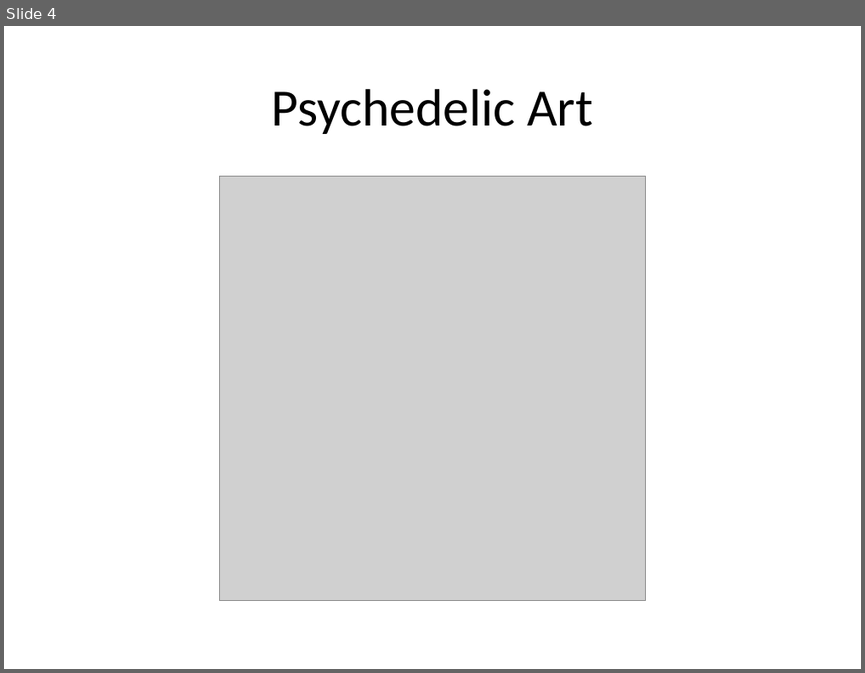
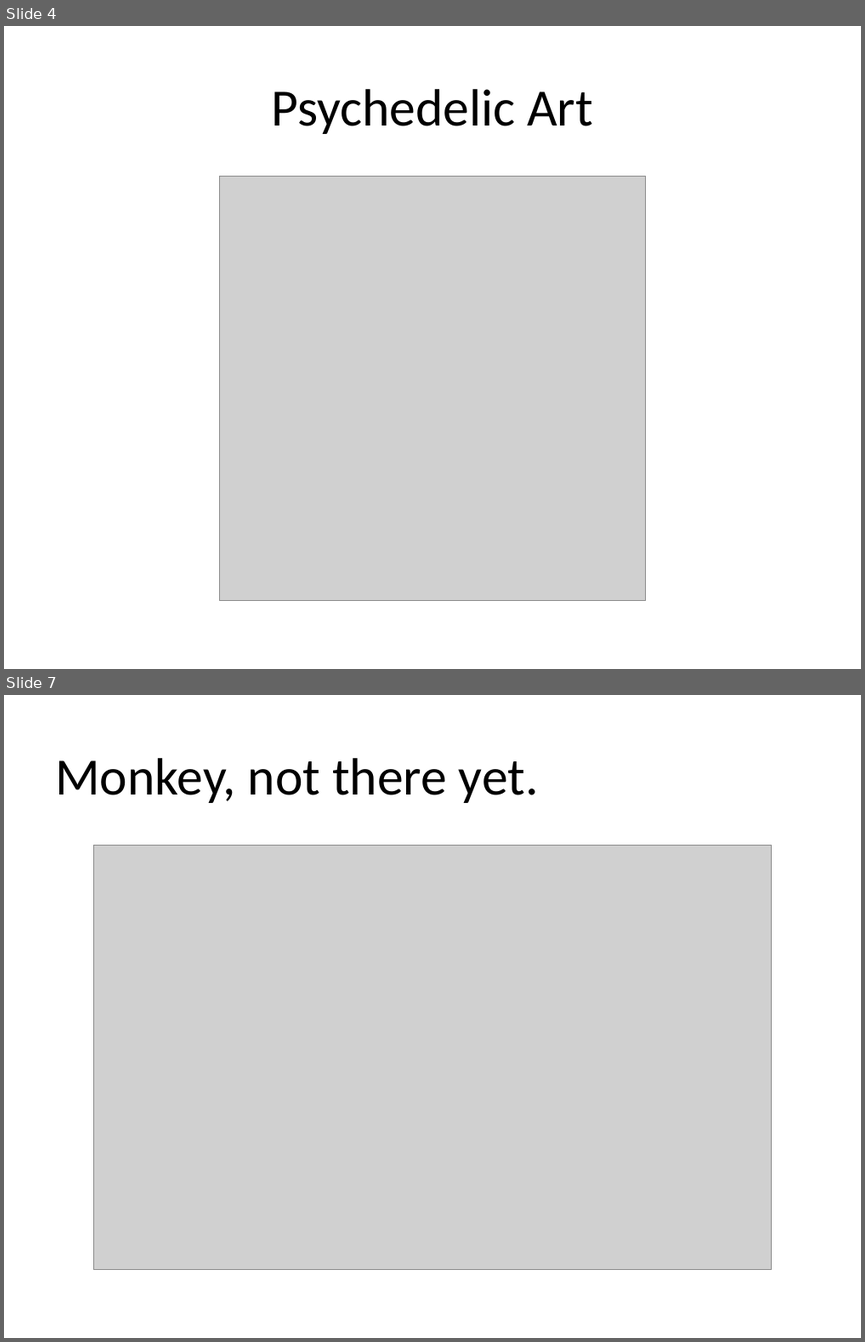
Before and after one commit to wolph/computer_graphics, a slide deck: Presentation.pptx. Shown one above the other, each under a label of ours: slide 4 before the commit, slides 4 and 7 after it; the slides between them are not shown. The pictures are 865x673 and 865x1342 pixels, drawn with LibreOffice and Linux fonts; fonts in the diff are those of the drawing; grey boxes stand for pictures. Boxes give left, top, right and bottom in pixels: in the first picture for what was removed or moved away, otherwise in the second. Text is boxed around its words. In the diff, an @@ line names an element or a change of style, - is before the commit and + after.

```diff
--- a/Presentation.pptx
+++ b/Presentation.pptx
@@ slide 7 added at (4,695,861,1338), background #FFFFFF @@
@@ text added at (55,758,539,803), 44 pt, text #000000 @@
+Monkey, not there yet.
@@ picture added at (94,845,772,1269) @@
```
Also in this commit, not shown: 2 slides changed, 3 other slides added, 2 slides removed.
